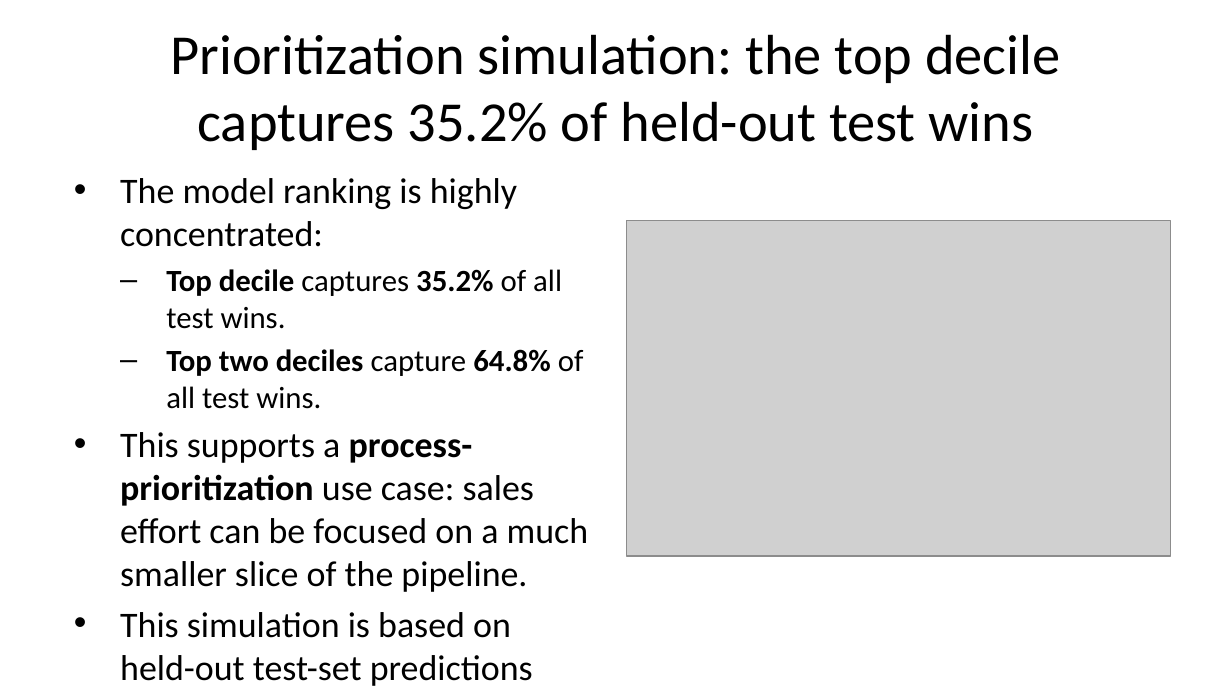
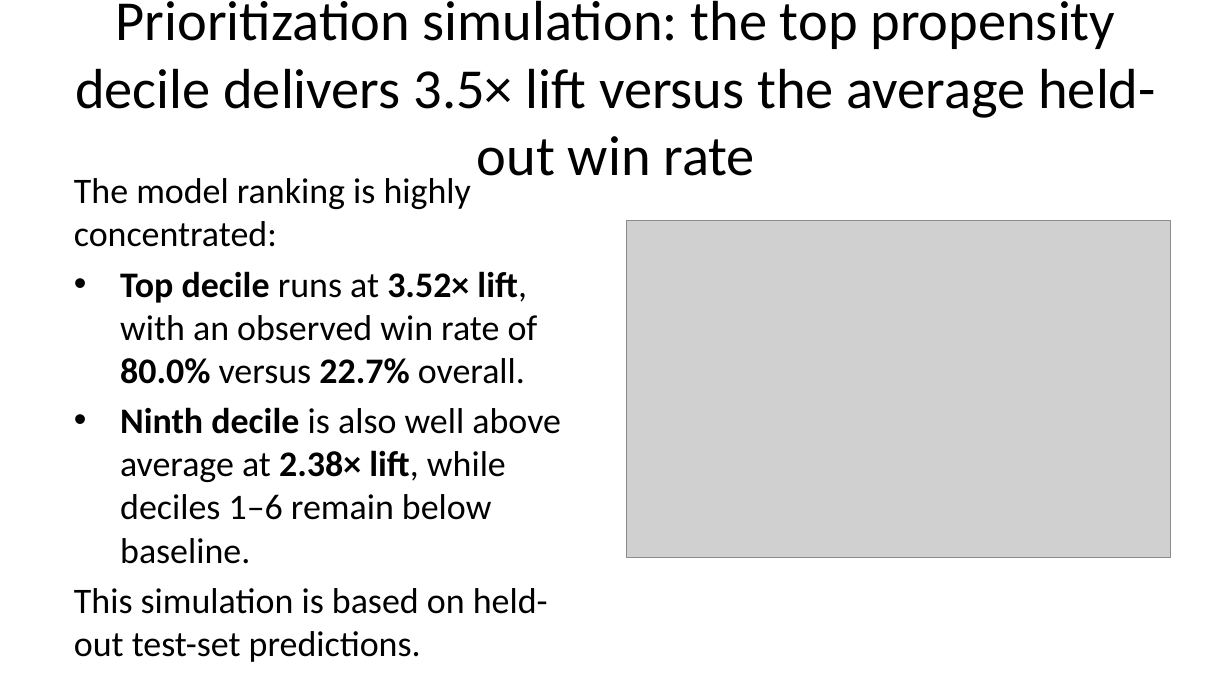
Before and after one commit to mrbungie/mib_cars_analysis, a slide deck: slide 19 of slidedeck/presentation.pptx (slide 21 before the commit). Drawn at 1232x693 pixels with LibreOffice and Linux fonts; fonts in the diff are those of the drawing; grey boxes stand for pictures. Boxes give left, top, right and bottom in pixels: in the first picture for what was removed or moved away, otherwise in the second. Text is boxed around its words. In the diff, an @@ line names an element or a change of style, - is before the commit and + after.

```diff
--- a/slidedeck/presentation.pptx
+++ b/slidedeck/presentation.pptx
@@ title at (x1=75, y1=0, x2=1156, y2=176): text changed @@
-Prioritization simulation: the top decile captures 35.2% of held-out test wins
+Prioritization simulation: the top propensity decile delivers 3.5× lift versus the average held-out win rate
@@ text at (x1=74, y1=178, x2=471, y2=247): bullet • to none @@
@@ text at (x1=74, y1=271, x2=561, y2=614): text changed @@
-  – Top decile captures 35.2% of all test wins.
-  – Top two deciles capture 64.8% of all test wins.
-• This supports a process-prioritization use case: sales effort can be focused on a much smaller slice of the pipeline.
-• This simulation is based on held-out test-set predictions from the final logistic model.
+• Top decile runs at 3.52× lift, with an observed win rate of 80.0% versus 22.7% overall.
+• Ninth decile is also well above average at 2.38× lift, while deciles 1–6 remain below baseline.
+This simulation is based on held-out test-set predictions.
```
Also in this commit, not shown: 9 other slides changed, 10 slides added, 4 slides removed, 6 other files.
